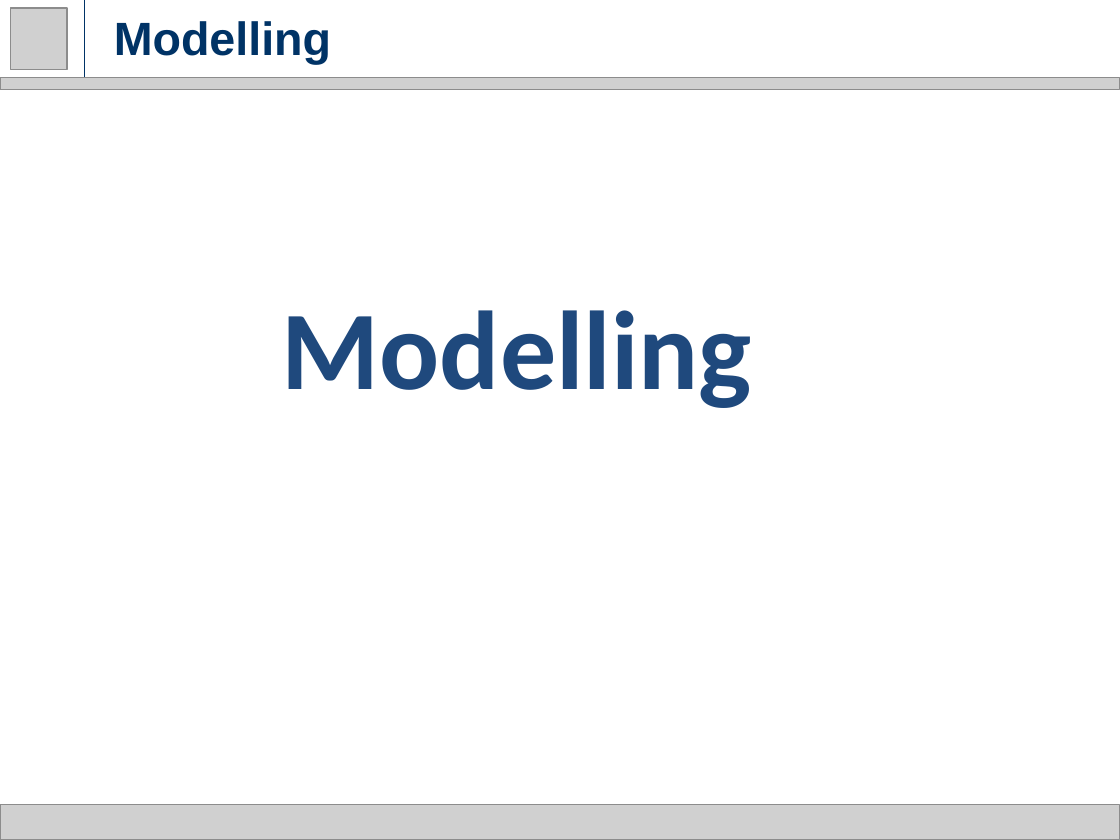
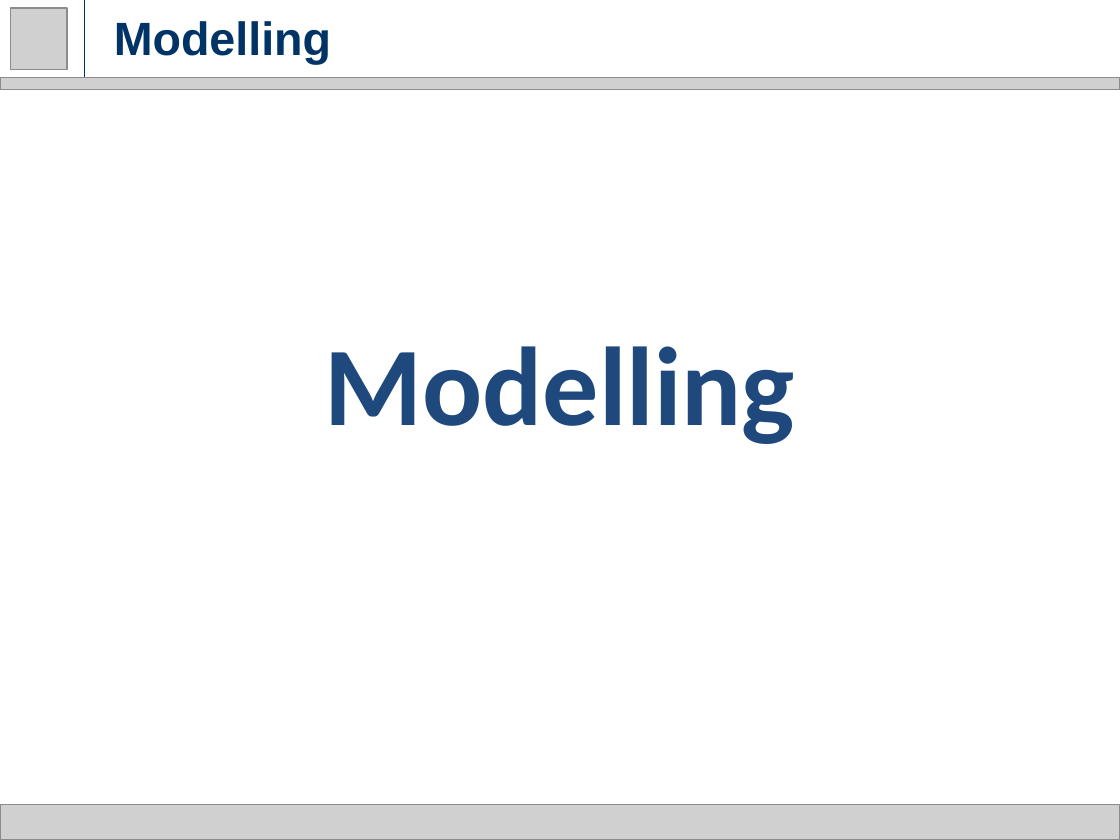
Before and after one commit to rssalessio/Control-Linear-Vibrations, a slide deck: slide 5 of finalPresentation/Part 1/Part1.pptx. Drawn at 1120x840 pixels with LibreOffice and Linux fonts; fonts in the diff are those of the drawing; grey boxes stand for pictures. Boxes give left, top, right and bottom in pixels: in the first picture for what was removed or moved away, otherwise in the second. Text is boxed around its words. In the diff, an @@ line names an element or a change of style, - is before the commit and + after.

```diff
--- a/finalPresentation/Part 1/Part1.pptx
+++ b/finalPresentation/Part 1/Part1.pptx
@@ text "Modelling": place and size @@
-text "Modelling" at [282,310,752,408]
+text "Modelling" at [325,346,795,444]
```
Also in this commit, not shown: 7 other slides changed.
